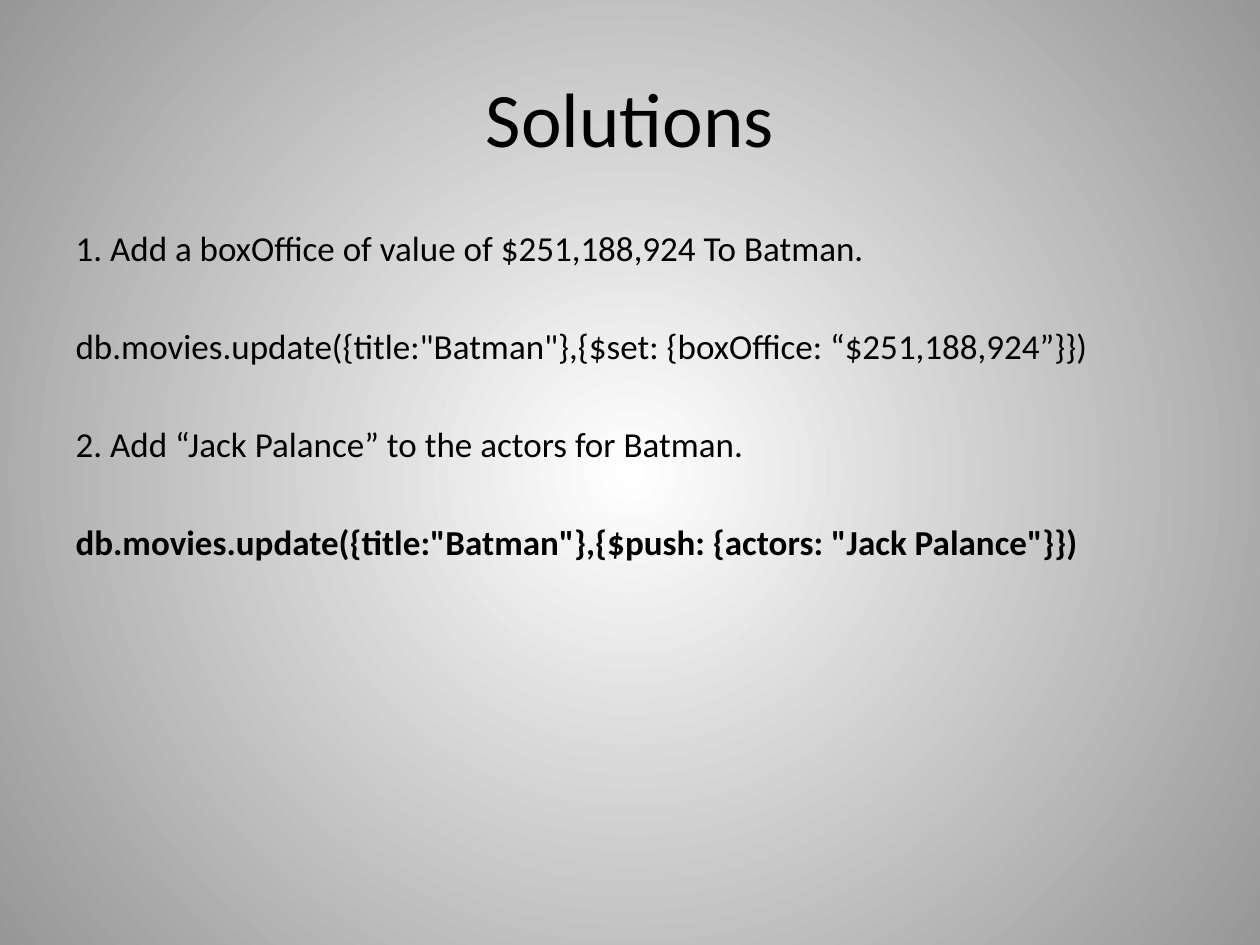
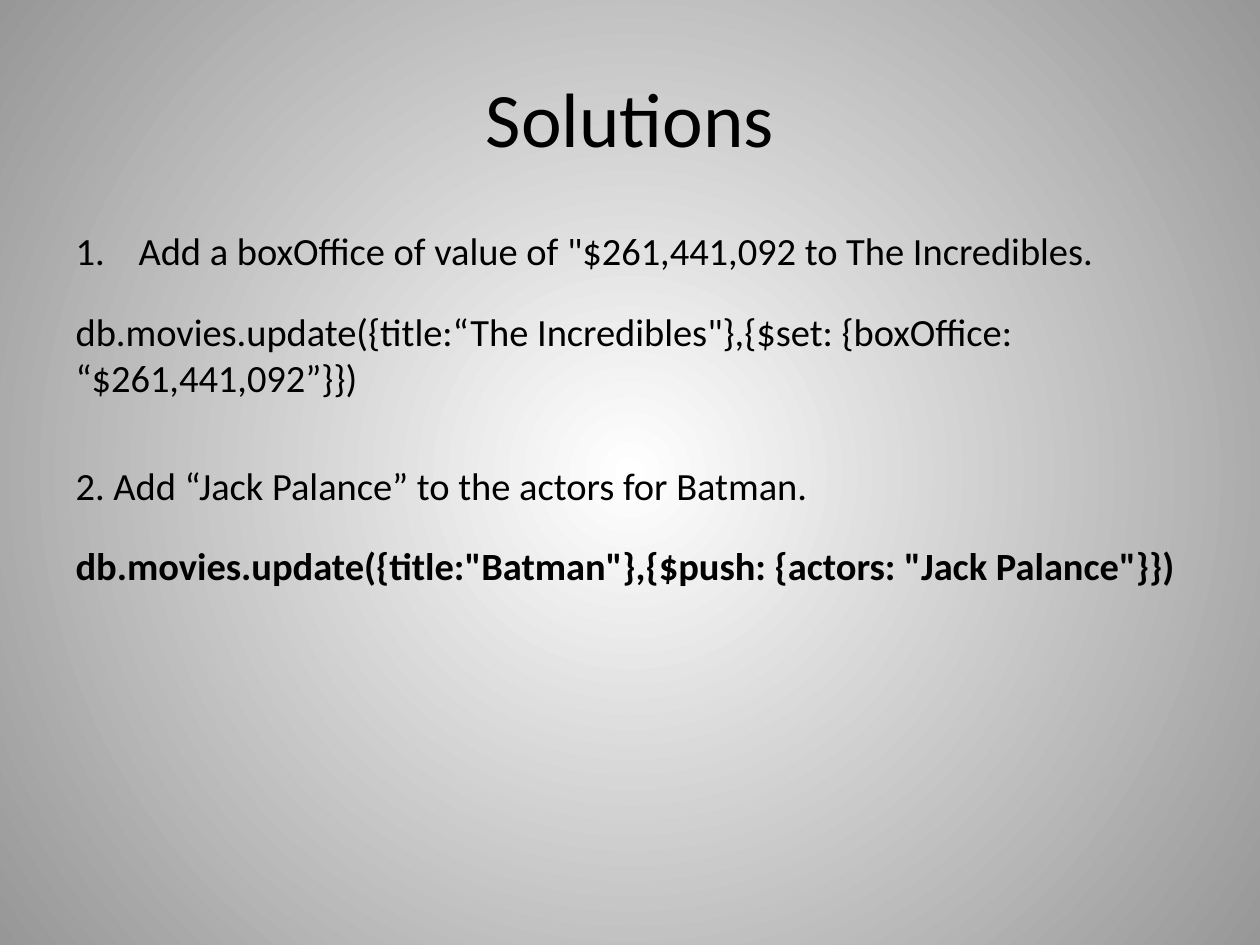
Before and after one commit to dvanvali/mongoDbPresentation, a slide deck: slide 26 of MongoDB.pptx. Drawn at 1260x945 pixels with LibreOffice and Linux fonts; fonts in the diff are those of the drawing. Boxes give left, top, right and bottom in pixels: in the first picture for what was removed or moved away, otherwise in the second. Text is boxed around its words. In the diff, an @@ line names an element or a change of style, - is before the commit and + after.

Commit message:
better solutions

```diff
--- a/MongoDB.pptx
+++ b/MongoDB.pptx
@@ text at [76, 238, 1093, 397]: text changed; size 20 to 22 pt @@
-1. Add a boxOffice of value of $251,188,924 To Batman.
-db.movies.update({title:"Batman"},{$set: {boxOffice: “$251,188,924”}})
+1. Add a boxOffice of value of "$261,441,092 to The Incredibles.
+db.movies.update({title:“The Incredibles"},{$set: {boxOffice: “$261,441,092”}})
@@ text at [76, 472, 1174, 586]: size 20 to 22 pt in "2. Add “Jack Palance” to the actors ...", "db.movies.update({title:"Batman"},{$push: {actors: "Jack Pal ..." @@
```
Also in this commit, not shown: 12 other slides changed, 1 other file.
